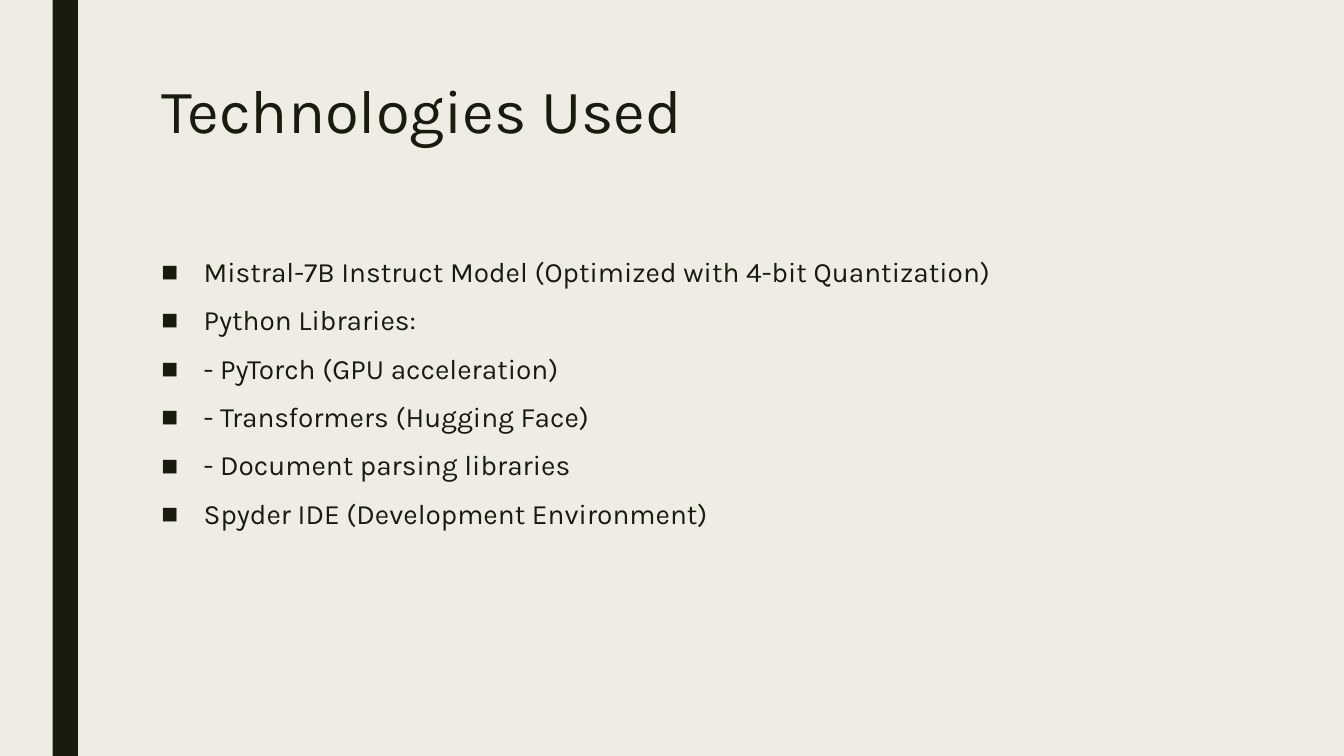
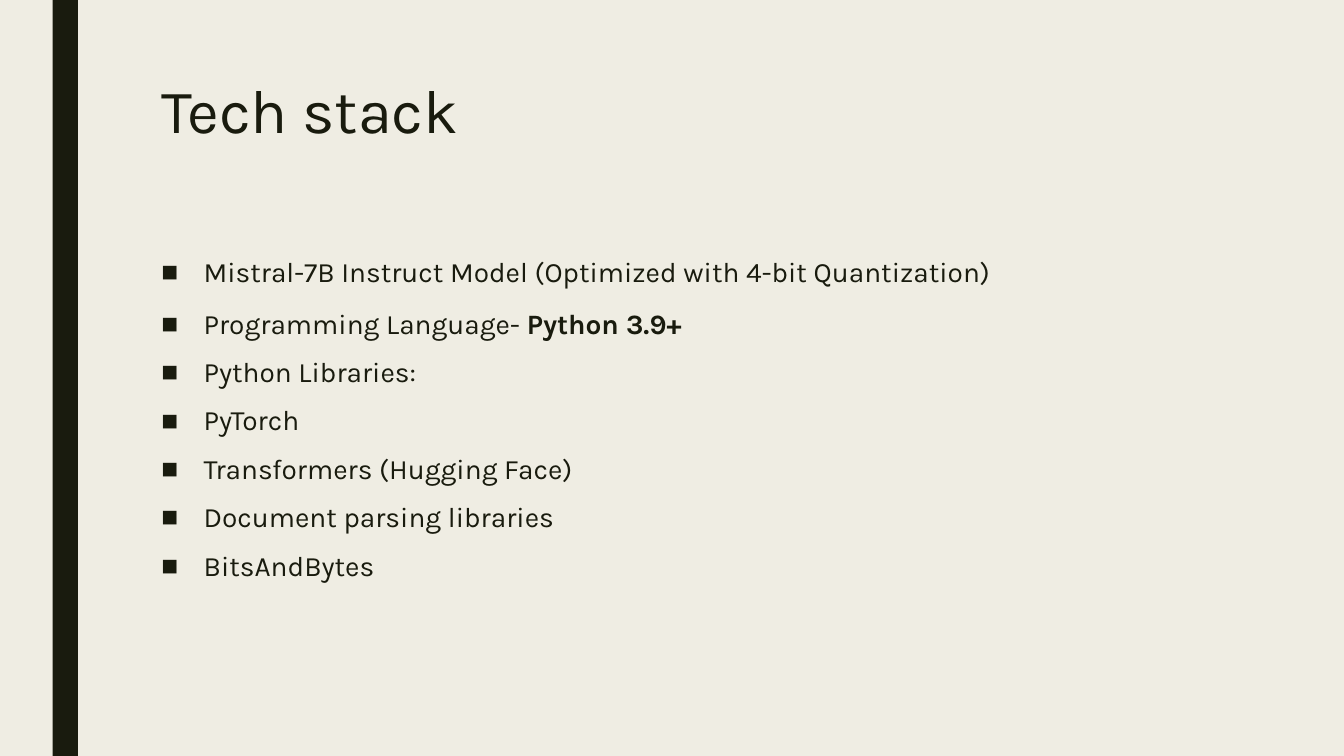
Before and after one commit to ewfx/gaied-ai-squad, a slide deck: slide 8 of artifacts/demo/AISquad_Gen AI Orchestrator for Email and Document Triage.pptx (slide 7 before the commit). Drawn at 1344x756 pixels with LibreOffice and Linux fonts; fonts in the diff are those of the drawing. Boxes give left, top, right and bottom in pixels: in the first picture for what was removed or moved away, otherwise in the second. Text is boxed around its words. In the diff, an @@ line names an element or a change of style, - is before the commit and + after.

Commit message:
Added presentation file

```diff
--- a/artifacts/demo/AISquad_Gen AI Orchestrator for Email and Document Triage.pptx
+++ b/artifacts/demo/AISquad_Gen AI Orchestrator for Email and Document Triage.pptx
@@ title at [161,91,459,134]: text changed @@
-Technologies Used
+Tech stack
@@ text at [204,314,682,341]: paragraph added @@
+■ Programming Language- Python 3.9+
@@ text at [204,411,572,583]: text changed @@
-■ - PyTorch (GPU acceleration)
-■ - Transformers (Hugging Face)
-■ - Document parsing libraries
-■ Spyder IDE (Development Environment)
+■ PyTorch
+■ Transformers (Hugging Face)
+■ Document parsing libraries
+■ BitsAndBytes
```
Also in this commit, not shown: 1 other slide changed, 6 slides added, 5 slides removed.
